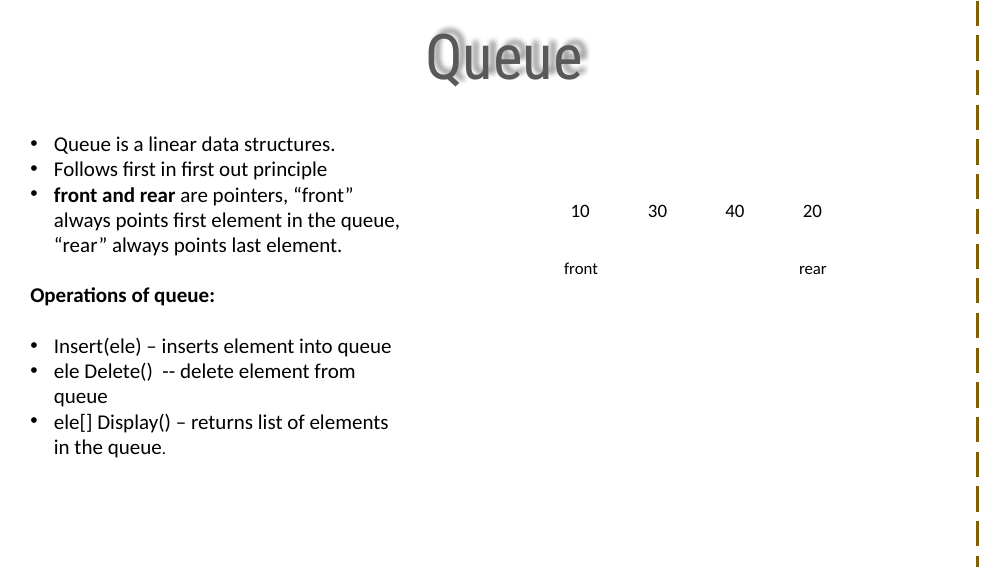
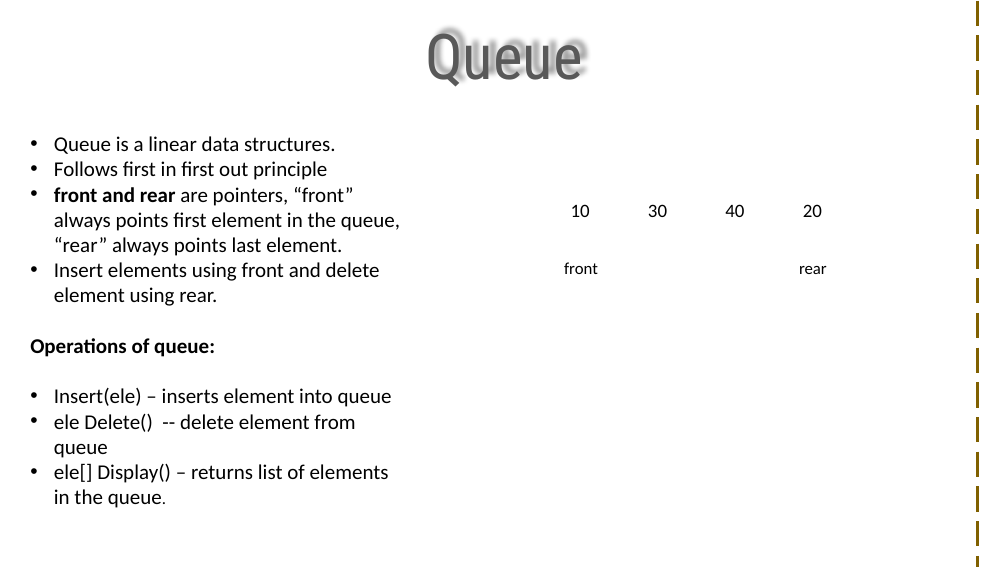
Before and after one commit to visweswarpenti/Trainings, a slide deck: slide 1 of Data Structures using C#/data-structures-using-.net-core-csharp/Queue/Queue/Queue.pptx. Drawn at 1008x567 pixels with LibreOffice and Linux fonts; fonts in the diff are those of the drawing; background and template pictures are left out. Boxes give left, top, right and bottom in pixels: in the first picture for what was removed or moved away, otherwise in the second. Text is boxed around its words. In the diff, an @@ line names an element or a change of style, - is before the commit and + after.

```diff
--- a/Data Structures using C#/data-structures-using-.net-core-csharp/Queue/Queue/Queue.pptx
+++ b/Data Structures using C#/data-structures-using-.net-core-csharp/Queue/Queue/Queue.pptx
@@ text at <box>54,262,380,306</box>: paragraph added @@
+• Insert elements using front and delete element using rear.
```
Also in this commit, not shown: 2 other slides changed, 12 other files.
